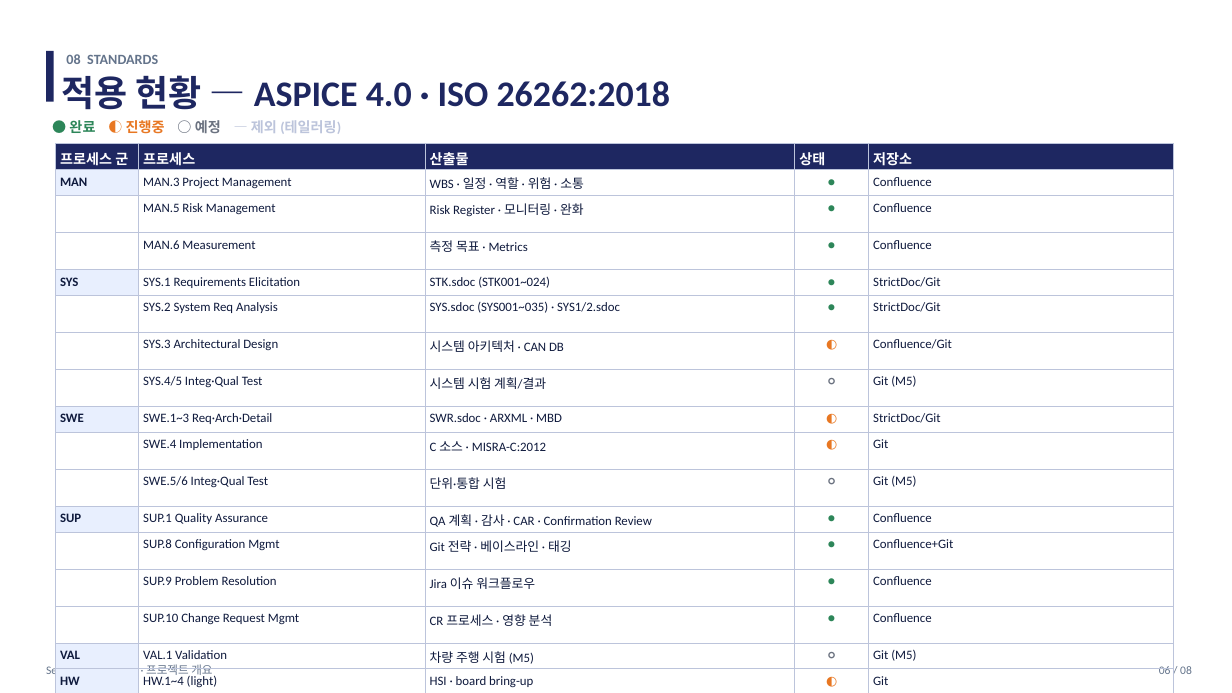
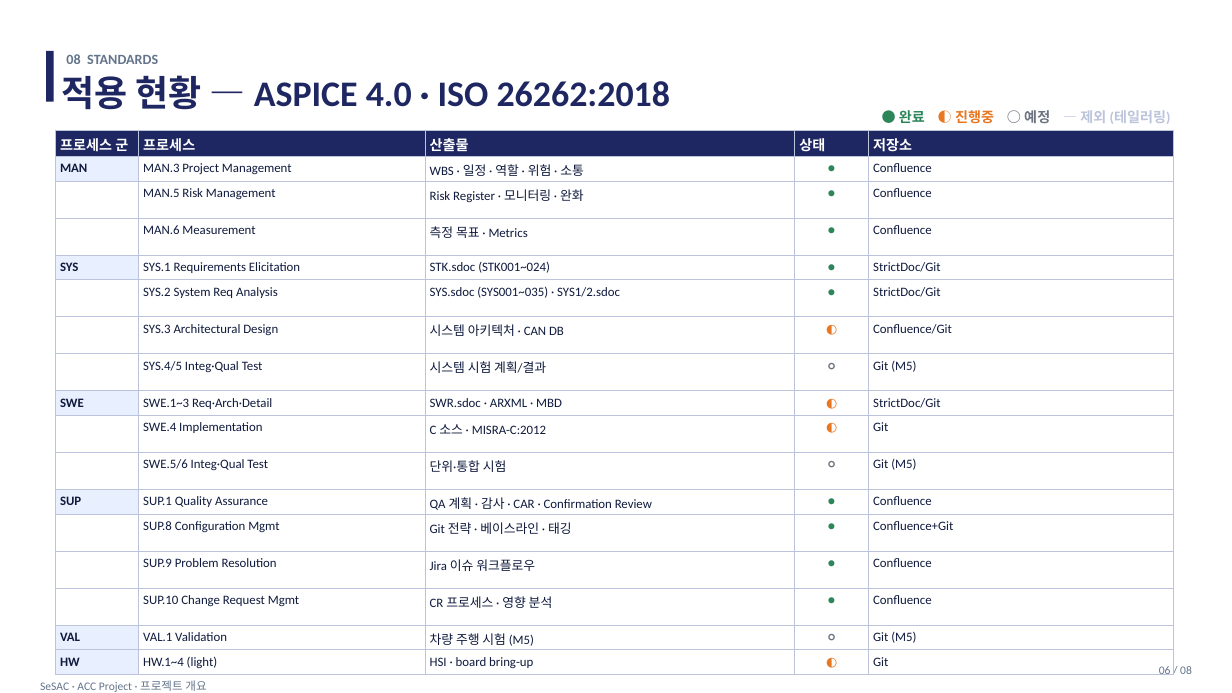
Before and after one commit to gaepo-japcho/ACC-docs, a slide deck: slide 10 of 발표자료/ACC_프로젝트_개요.pptx. Drawn at 1232x693 pixels with LibreOffice and Linux fonts; fonts in the diff are those of the drawing. Boxes give left, top, right and bottom in pixels: in the first picture for what was removed or moved away, otherwise in the second. Text is boxed around its words. In the diff, an @@ line names an element or a change of style, - is before the commit and + after.

```diff
--- a/발표자료/ACC_프로젝트_개요.pptx
+++ b/발표자료/ACC_프로젝트_개요.pptx
@@ text "● 완료 ◐ 진행중 ○ ...": place and size @@
-text "● 완료 ◐ 진행중 ○ ..." at box(69, 120, 341, 134)
+text "● 완료 ◐ 진행중 ○ ..." at box(899, 110, 1171, 124)
@@ table: place and size @@
-table at box(55, 143, 1174, 692)
+table at box(55, 130, 1174, 674)
@@ text "SeSAC · ACC Project · ...": place and size @@
-text "SeSAC · ACC Project · ..." at box(46, 664, 212, 678)
+text "SeSAC · ACC Project · ..." at box(40, 680, 206, 692)
```
Also in this commit, not shown: 19 other files.
